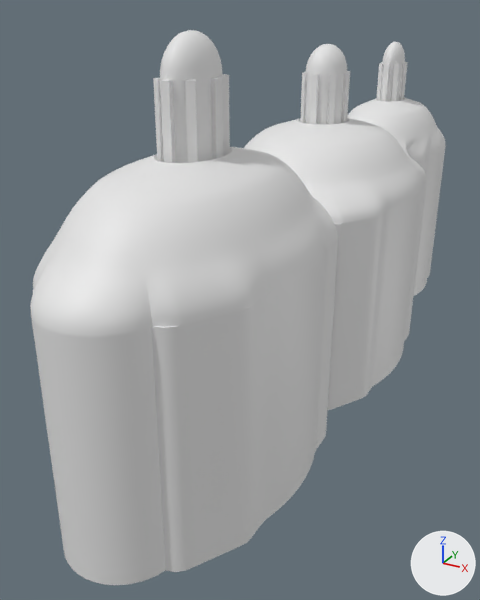
The glTF model models/grammar/grammar_07.glb, before and after one commit.
The view is the same before and after, from a camera (50 mm lens) standing at (1.38, -3.33, 1.92) and looking at (-0.25, -0.38, 0.44). Arrows for +X, +Y and +Z are at lower right; the lights stay in place. The picture after the commit comes second. Where no turn or scale is listed for an object, it has been applied to the vertices.

The first picture shows 'cupola_0', 'cupola_1', 'lantern_0', 'lantern_1', 'lantern_col', 'vault_0', 'vault_1', 'vault_2', 'walls' and 2 more.
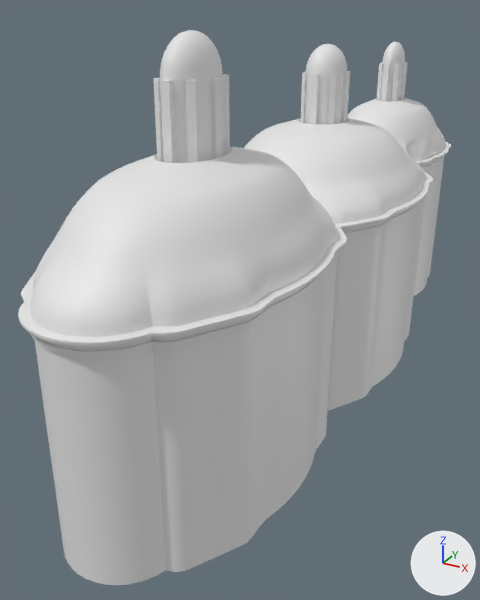
The newer file is also rescaled (x0.981) as a whole; pictures and numbers use the older file's frame.

Pixel boxes (x1, y1, x2, y2) of what changed, in the pictures (480 x 600 px):
'cornice_out', added: after (18, 141, 451, 357)

Diff of the bpy script that builds the scene:
```diff
--- a/models/grammar/grammar_07.glb.py
+++ b/models/grammar/grammar_07.glb.py
@@ me_cornice_out @@
+me_cornice_out.from_pydata(...)  # 2880 vertices, 5760 faces; spans x -0.57..0.57, y -2.04..2.04, z 0.94..1.01
@@ ob_cornice_out @@
+ob_cornice_out = bpy.data.objects.new('cornice_out', me_cornice_out)
+ob_cornice_out.location = (0.0, 0.0, 0.0)
```
